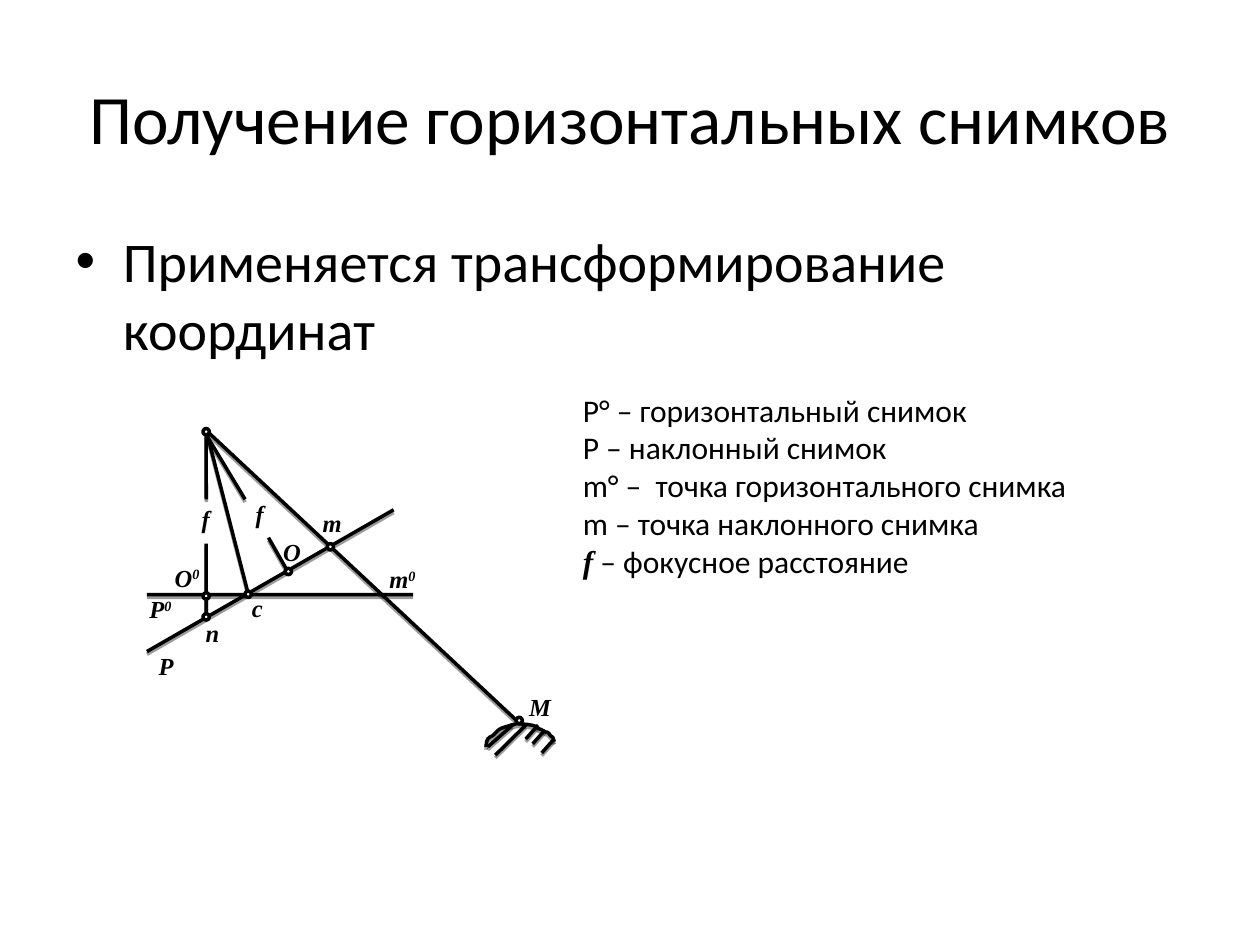
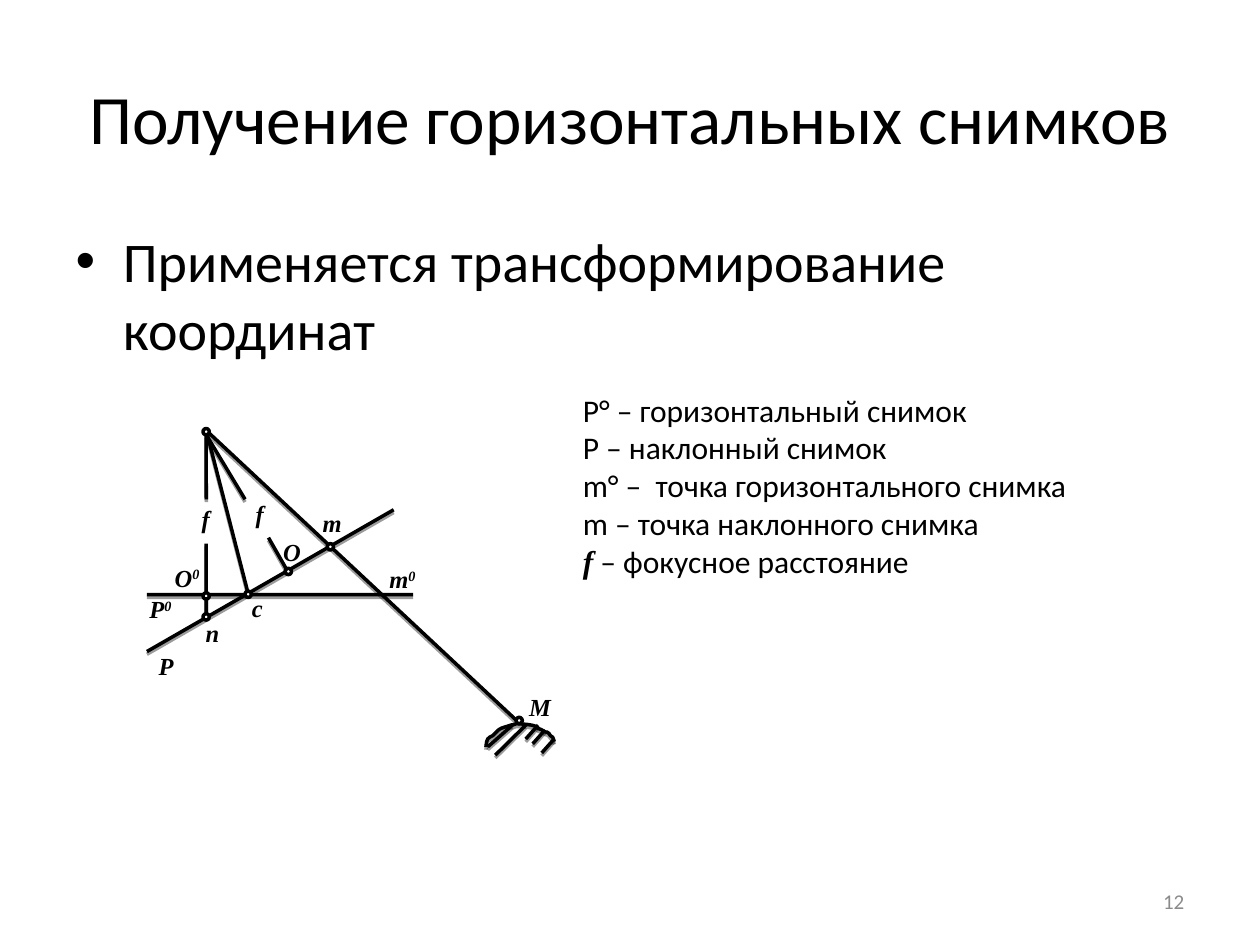
Before and after one commit to NecroArt/Diploma, a slide deck: slide 12 of docs/parts/conference.pptx (slide 11 before the commit). Drawn at 1260x945 pixels with LibreOffice and Linux fonts; fonts in the diff are those of the drawing. Boxes give left, top, right and bottom in pixels: in the first picture for what was removed or moved away, otherwise in the second. Text is boxed around its words. In the diff, an @@ line names an element or a change of style, - is before the commit and + after.

```diff
--- a/docs/parts/conference.pptx
+++ b/docs/parts/conference.pptx
@@ page number added at bbox=[1163, 895, 1184, 909], 12 pt, text #8C8C8C @@
+12
```
Also in this commit, not shown: 8 other slides changed, 7 slides added, 7 other files.
